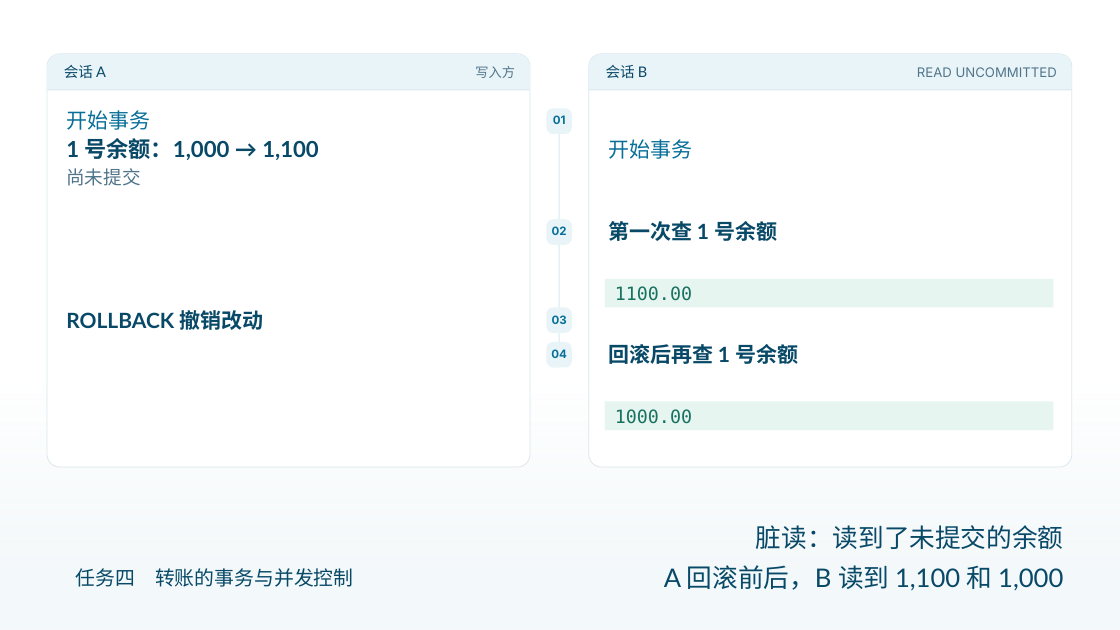
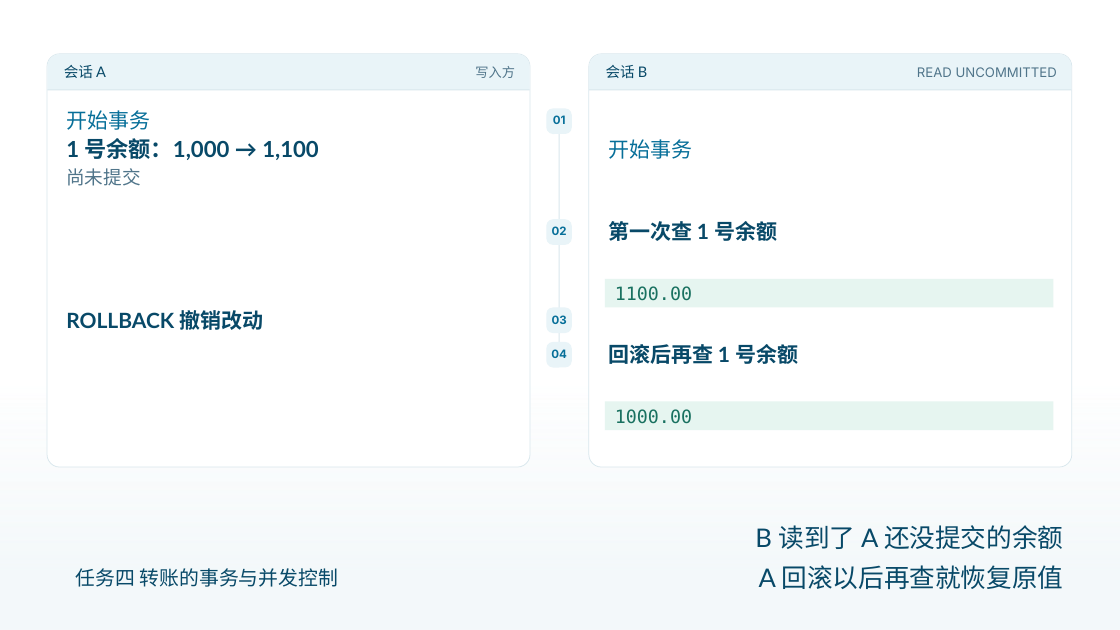
Before and after one commit to AurLemon/pageslip-demo, a slide deck: slide 6 of presentations/task-4-transactions.pptx. Drawn at 1120x630 pixels with LibreOffice and Linux fonts; fonts in the diff are those of the drawing. Boxes give left, top, right and bottom in pixels: in the first picture for what was removed or moved away, otherwise in the second. Text is boxed around its words. In the diff, an @@ line names an element or a change of style, - is before the commit and + after.

```diff
--- a/presentations/task-4-transactions.pptx
+++ b/presentations/task-4-transactions.pptx
@@ text at bbox=[755, 525, 1063, 549]: text changed @@
-脏读：读到了未提交的余额
+B 读到了 A 还没提交的余额
@@ text "任务四 转账的事务与并发控制" rewrapped from bbox=[76, 568, 354, 587] to bbox=[76, 568, 339, 587] @@
@@ text at bbox=[759, 565, 1064, 589]: text changed @@
-A 回滚前后，B 读到 1,100 和 1,000
+A 回滚以后再查就恢复原值
```
Also in this commit, not shown: 21 other slides changed, 1 other file.
